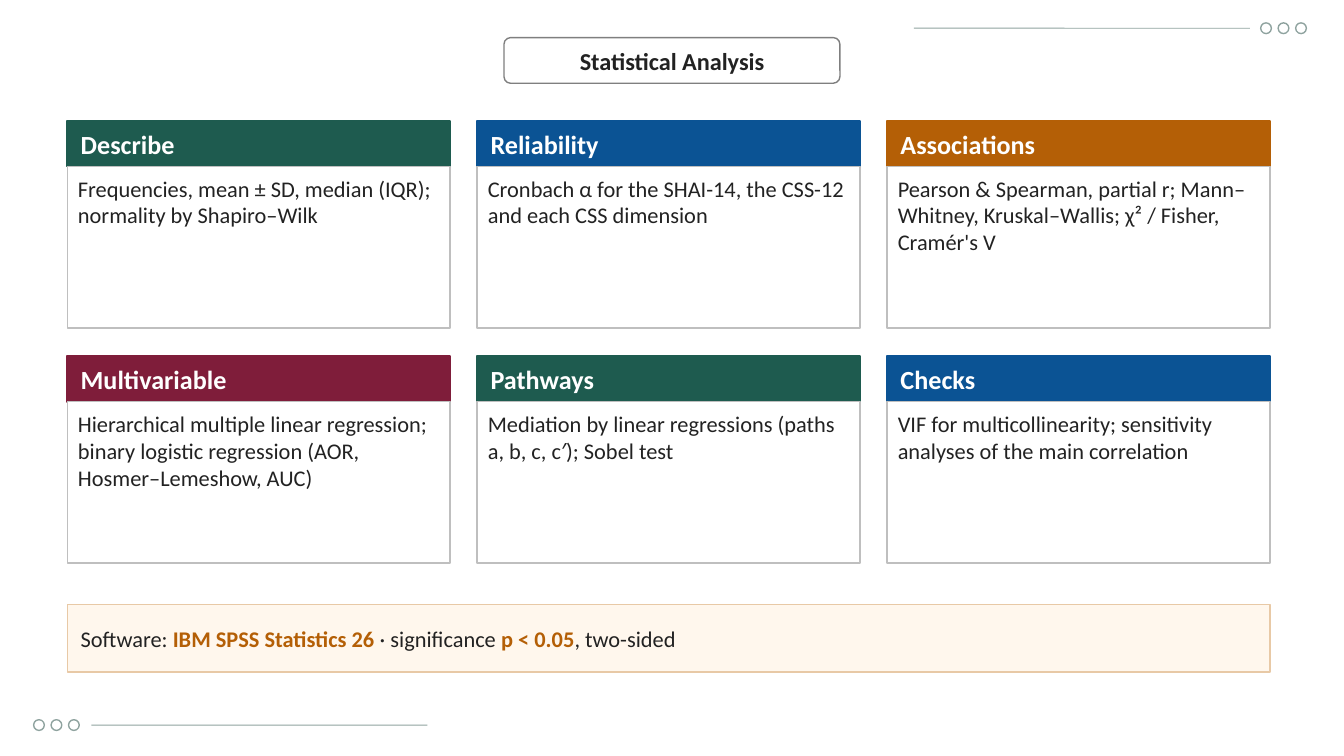
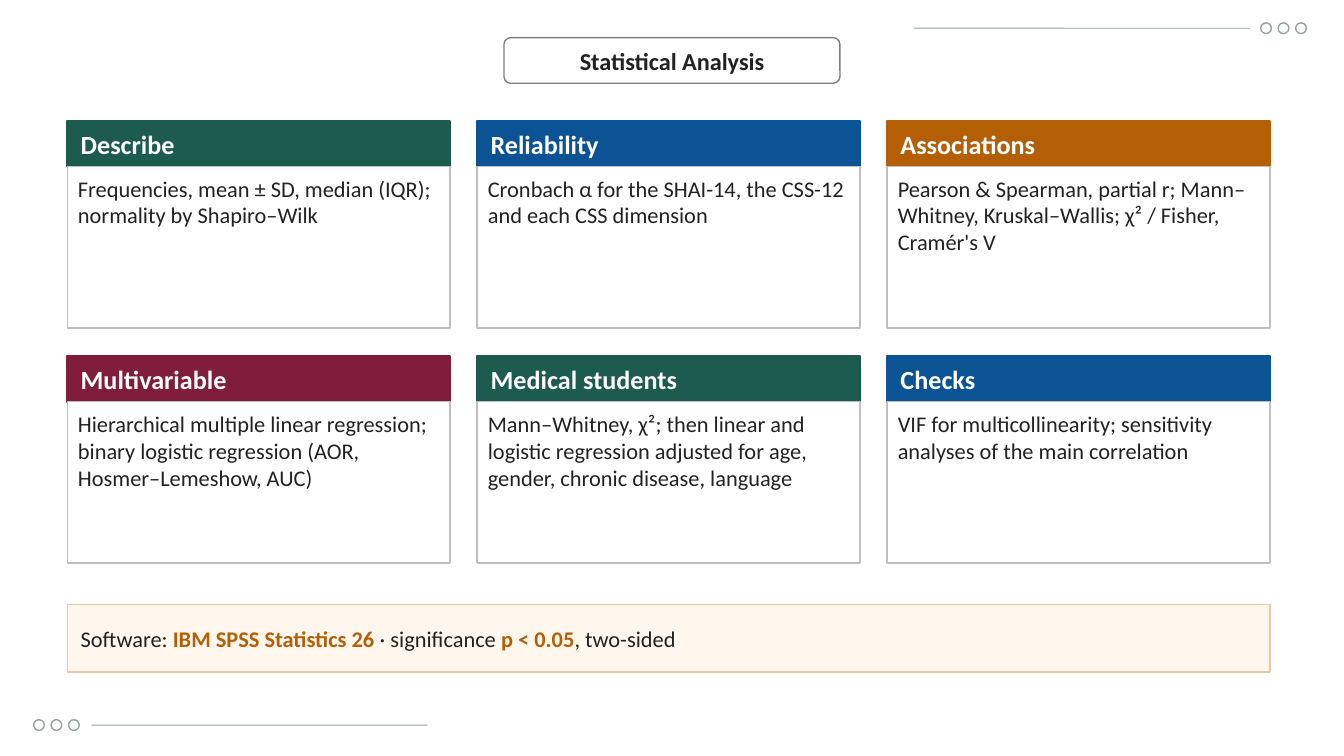
Before and after one commit to Yaseen279/History-Exam, a slide deck: slide 12 of research/output/study/Defence_Presentation_UOBCOM.pptx. Drawn at 1344x756 pixels with LibreOffice and Linux fonts; fonts in the diff are those of the drawing; background and template pictures are left out. Boxes give left, top, right and bottom in pixels: in the first picture for what was removed or moved away, otherwise in the second. Text is boxed around its words. In the diff, an @@ line names an element or a change of style, - is before the commit and + after.

```diff
--- a/research/output/study/Defence_Presentation_UOBCOM.pptx
+++ b/research/output/study/Defence_Presentation_UOBCOM.pptx
@@ text at (491, 370, 677, 389): text changed @@
-Pathways
+Medical students
@@ text at (488, 414, 807, 490): text changed @@
-Mediation by linear regressions (paths a, b, c, c′); Sobel test
+Mann–Whitney, χ²; then linear and logistic regression adjusted for age, gender, chronic disease, language
```
Also in this commit, not shown: 5 other slides changed, 1 slide added, 1 slide removed, 10 other files.
